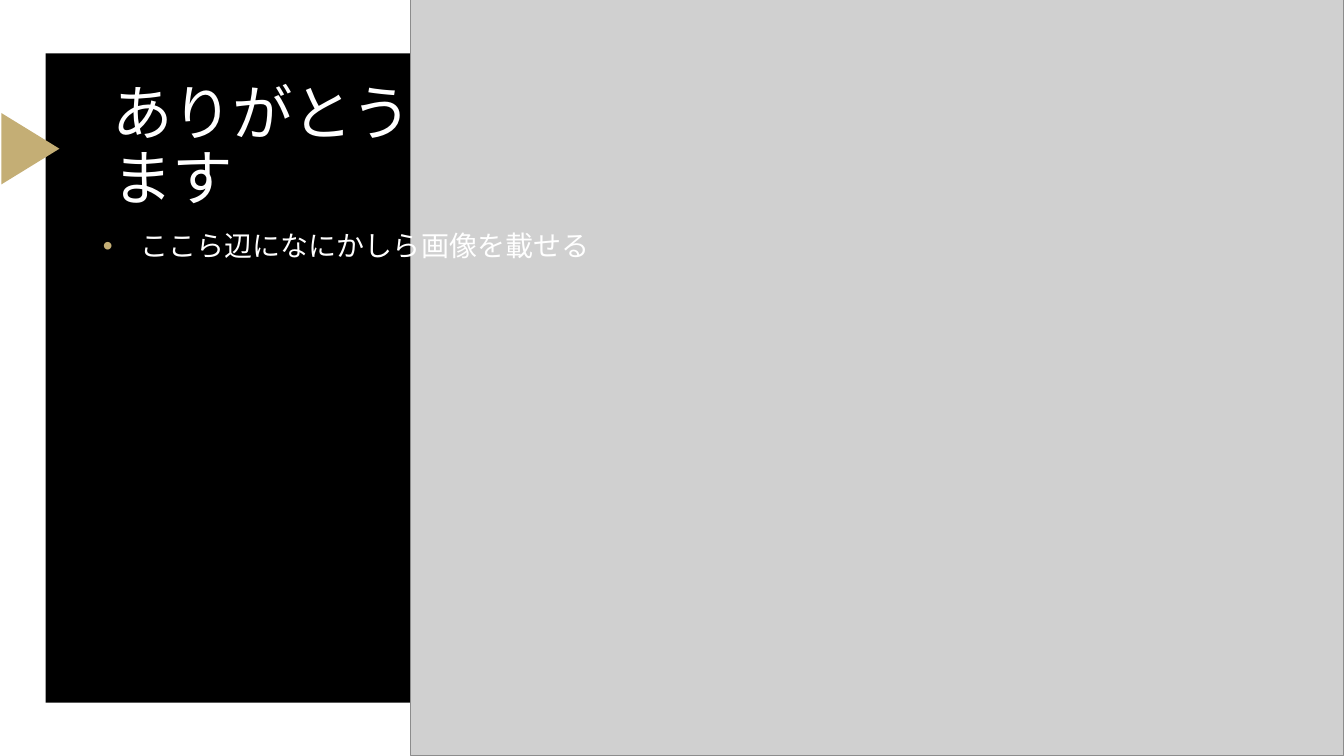
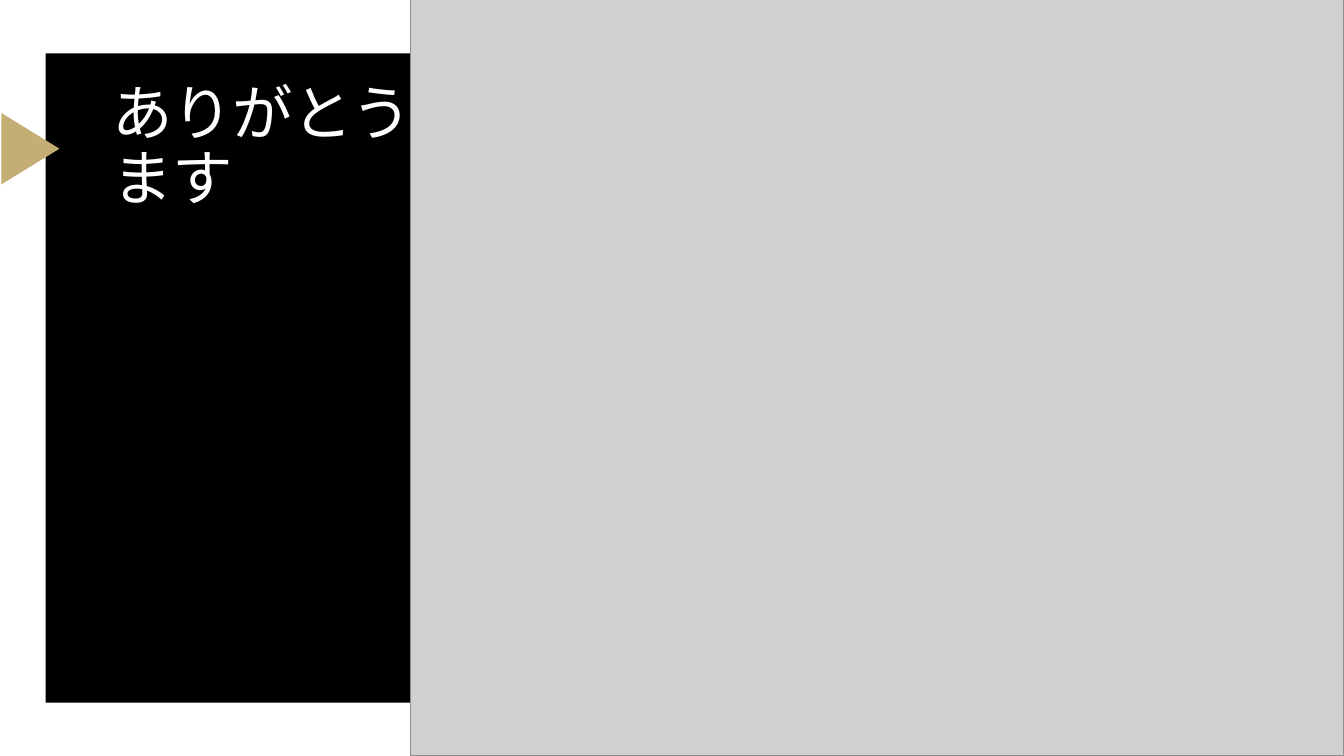
Before and after one commit to mottiriOMOTI/Mobile-development2026, a slide deck: slide 15 of 就活帳.pptx (slide 12 before the commit). Drawn at 1344x756 pixels with LibreOffice and Linux fonts; fonts in the diff are those of the drawing; grey boxes stand for pictures. Boxes give left, top, right and bottom in pixels: in the first picture for what was removed or moved away, otherwise in the second. Text is boxed around its words. In the diff, an @@ line names an element or a change of style, - is before the commit and + after.

```diff
--- a/就活帳.pptx
+++ b/就活帳.pptx
@@ text removed at [141,228,590,264] @@
-• ここら辺になにかしら画像を載せる
```
Also in this commit, not shown: 1 other slide changed, 3 slides added, 12 other files.
